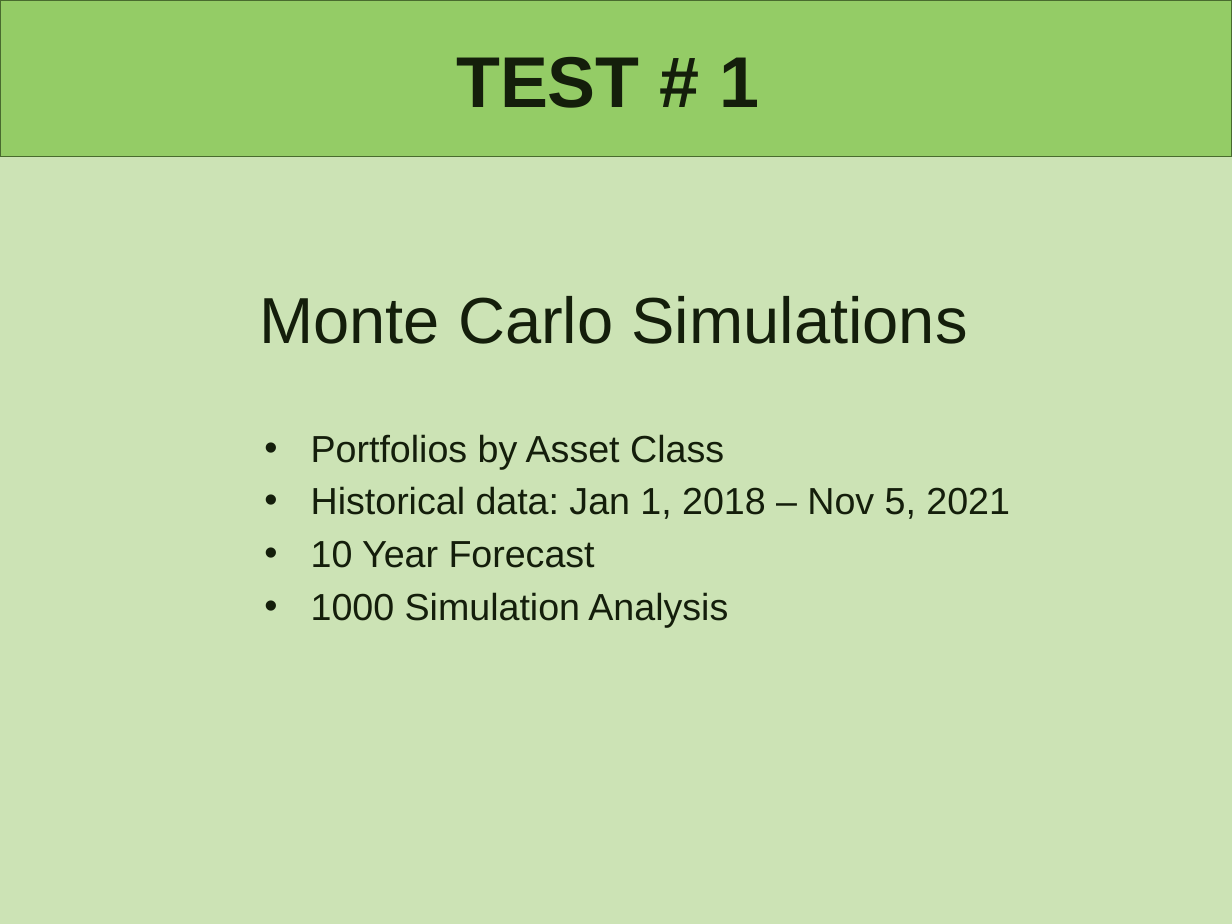
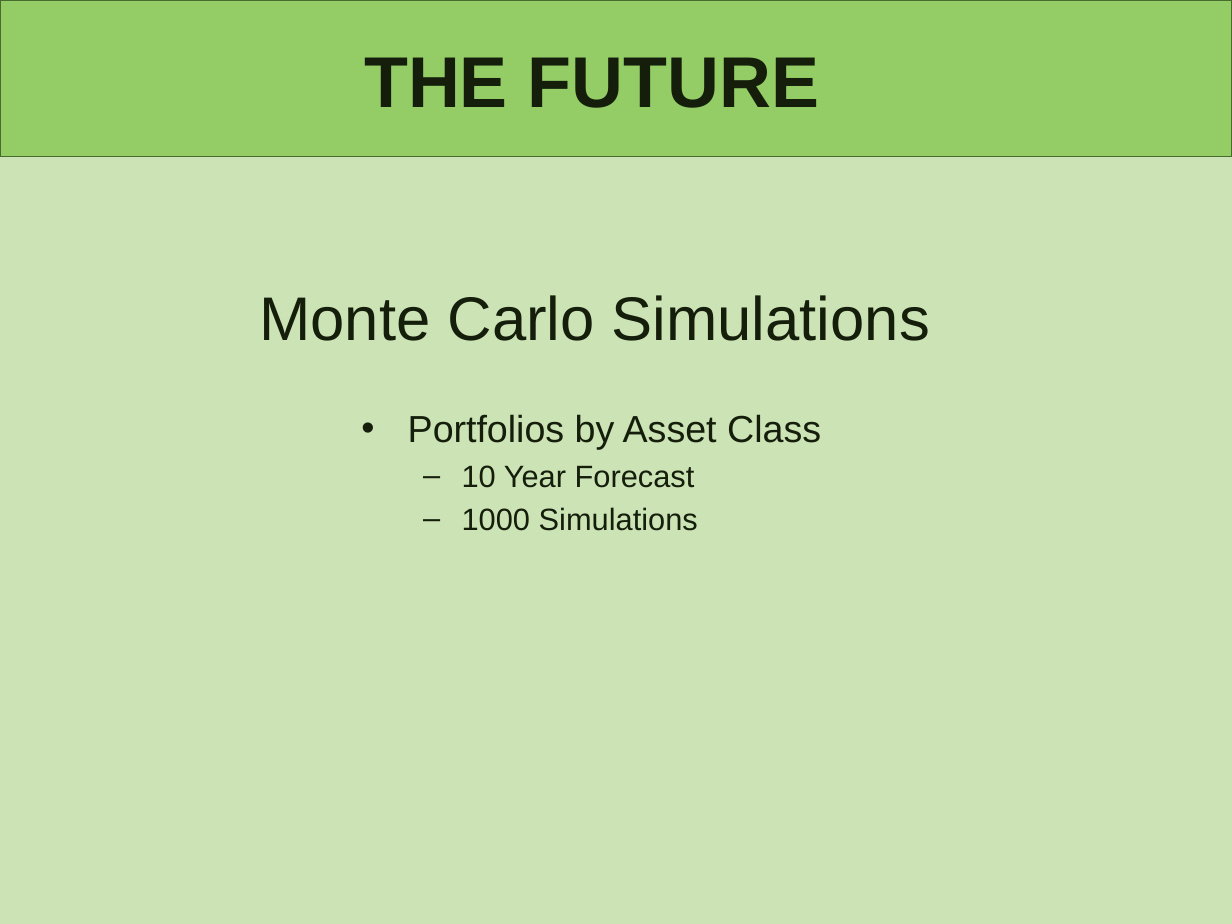
Before and after one commit to lindseyhardouin/Challenging_the_Status_Quo, a slide deck: slide 6 of presentation/P1- Challening the Status Quo.pptx (slide 3 before the commit). Drawn at 1232x924 pixels with LibreOffice and Linux fonts; fonts in the diff are those of the drawing. Boxes give left, top, right and bottom in pixels: in the first picture for what was removed or moved away, otherwise in the second. Text is boxed around its words. In the diff, an @@ line names an element or a change of style, - is before the commit and + after.

Commit message:
Format slides and add conclusion slide

```diff
--- a/presentation/P1- Challening the Status Quo.pptx
+++ b/presentation/P1- Challening the Status Quo.pptx
@@ title at (x1=364, y1=57, x2=819, y2=108): text changed @@
-TEST # 1
+THE FUTURE
@@ text "Monte Carlo Simulations" at (x1=259, y1=295, x2=930, y2=341): size 38 to 36 pt @@
@@ text "Portfolios by Asset Class" moved from (x1=311, y1=434, x2=1010, y2=627) to (x1=408, y1=414, x2=821, y2=531) @@
@@ text at (x1=462, y1=465, x2=695, y2=488): size 22 to 18 pt in "10 Year Forecast"; bullet • to –; list level 1 to 2 in "10 Year Forecast" @@
@@ text at (x1=311, y1=486, x2=1010, y2=519): paragraph removed @@
-• Historical data: Jan 1, 2018 – Nov 5, 2021
@@ text at (x1=462, y1=507, x2=698, y2=531): text changed; size 22 to 18 pt @@
-• 1000 Simulation Analysis
+  – 1000 Simulations
```
Also in this commit, not shown: 8 other slides changed, 2 slides added, 1 slide removed.
